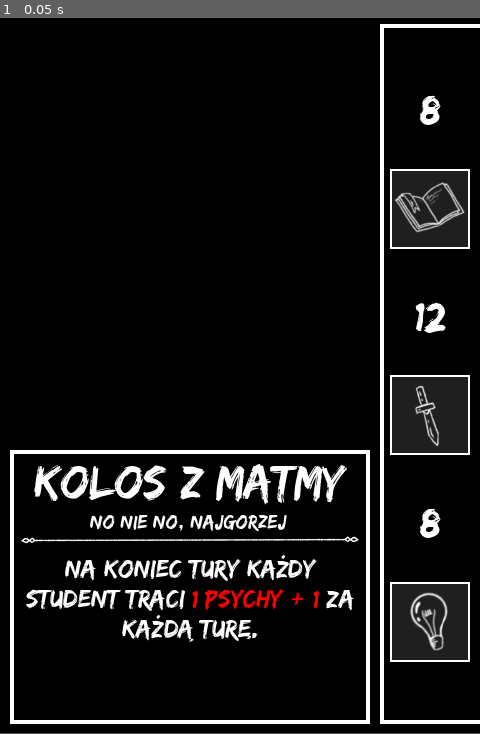
Above: before the commit, frame 1.
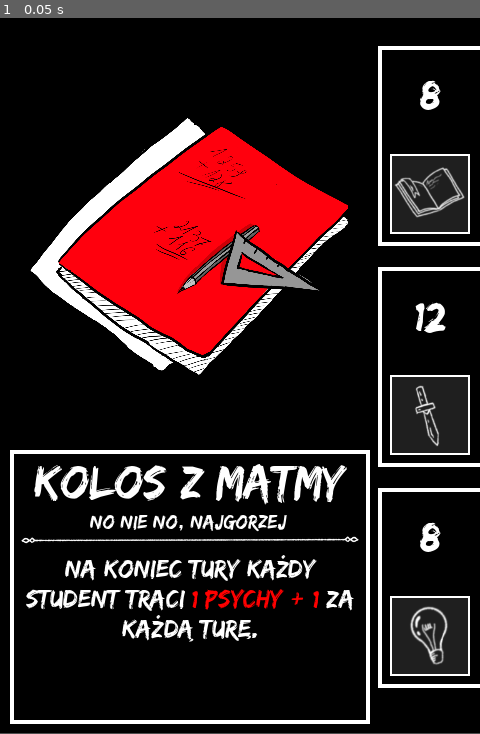
Above: after the commit, the same moment.

Repository: Kris0211/card_gen
Game: Godot game, scene res://cards/assignments/KolosZMatmy.tscn
Two runs of this game, one before a commit and one after it. Both use one fixed random seed, a clock stepped at 60 frames per second and the inputs below. This scene is started directly instead of the project's main scene.
Inputs:
- Up to frame 1 (0.05 s): no input

The runs differ from the first frame. In frame 1, 17% of the frame differs, in the area x 6-100%, y 0-99%.
Error in both runs: Invalid assignment of property or key 'texture' with value of type 'CompressedTexture2D' on a base object of type 'null instance'. (res://logic/StatedCard.gd:2…

Commit message:
change: Events are now dark

Diff:
--- a/cards/assignments/KolosZMatmy.tscn
+++ b/cards/assignments/KolosZMatmy.tscn
@@ -1,19 +1,28 @@
-[gd_scene load_steps=2 format=3 uid="uid://dxe3c7da2xck0"]
+[gd_scene load_steps=3 format=3 uid="uid://dxe3c7da2xck0"]
 
 [ext_resource type="PackedScene" uid="uid://d4mlv7l1yrpco" path="res://logic/StatedCard.tscn" id="1_rp6hv"]
+[ext_resource type="Texture2D" uid="uid://c4nmpchyoux8d" path="res://images/tasks/kolos_z_matmy.png" id="2_uikwr"]
 
 [node name="StatedCard" instance=ExtResource("1_rp6hv")]
+card_icon = ExtResource("2_uikwr")
 card_name = "Kolos z matmy"
 card_flavour = "No nie no, najgorzej"
 card_text = "Na koniec tury każdy student traci [color=#FF0000]1 Psychy + 1[/color] za każdą turę."
 
-[node name="Name" parent="." index="4"]
+[node name="Image" parent="." index="5"]
+offset_left = 26.0
+offset_top = 22.0
+offset_right = 348.0
+offset_bottom = 406.0
+texture = ExtResource("2_uikwr")
+
+[node name="Name" parent="." index="6"]
 text = "[center]Kolos z matmy[/center]"
 
-[node name="Flavour" parent="." index="5"]
+[node name="Flavour" parent="." index="7"]
 text = "[center][i]No nie no, najgorzej[/i][/center]"
 
-[node name="CardText" parent="." index="7"]
+[node name="CardText" parent="." index="9"]
 text = "[center]Na koniec tury każdy student traci [color=#FF0000]1 Psychy + 1[/color] za każdą turę.[/center]"
 
 [node name="Value" parent="Stats/Stat1" index="0"]
--- a/cards/assignments/Prezentacja.tscn
+++ b/cards/assignments/Prezentacja.tscn
@@ -1,14 +1,23 @@
-[gd_scene load_steps=2 format=3 uid="uid://bisaljrwn2wdx"]
+[gd_scene load_steps=3 format=3 uid="uid://bisaljrwn2wdx"]
 
 [ext_resource type="PackedScene" uid="uid://d4mlv7l1yrpco" path="res://logic/StatedCard.tscn" id="1_l3l5t"]
+[ext_resource type="Texture2D" uid="uid://bhj52ywvt7lso" path="res://images/tasks/prezentacja.png" id="2_mcywx"]
 
 [node name="StatedCard" instance=ExtResource("1_l3l5t")]
+card_icon = ExtResource("2_mcywx")
 card_name = "Prezentacja grupowa"
 card_flavour = "\"Grupowa\" tylko z nazwy"
 card_text = "Na koniec tury każdy student traci [color=#FF0000]3 Psychy[/color]."
 center_text = true
 
-[node name="Name" parent="." index="4"]
+[node name="Image" parent="." index="5"]
+offset_left = 29.0
+offset_top = 35.0
+offset_right = 364.0
+offset_bottom = 400.0
+texture = ExtResource("2_mcywx")
+
+[node name="Name" parent="." index="6"]
 offset_left = 2.0
 offset_top = 447.0
 offset_right = 382.0
@@ -16,10 +25,10 @@
 theme_override_font_sizes/normal_font_size = 34
 text = "[center]Prezentacja grupowa[/center]"
 
-[node name="Flavour" parent="." index="5"]
+[node name="Flavour" parent="." index="7"]
 text = "[center][i]\"Grupowa\" tylko z nazwy[/i][/center]"
 
-[node name="CardText" parent="." index="7"]
+[node name="CardText" parent="." index="9"]
 text = "
 [center]Na koniec tury każdy student traci [color=#FF0000]3 Psychy[/color].[/center]"
 
--- a/cards/assignments/ProjektArtystyczny.tscn
+++ b/cards/assignments/ProjektArtystyczny.tscn
@@ -1,14 +1,23 @@
-[gd_scene load_steps=2 format=3 uid="uid://bm7xwnn0pki4m"]
+[gd_scene load_steps=3 format=3 uid="uid://bm7xwnn0pki4m"]
 
 [ext_resource type="PackedScene" uid="uid://d4mlv7l1yrpco" path="res://logic/StatedCard.tscn" id="1_5s026"]
+[ext_resource type="Texture2D" uid="uid://dofgv5hrbsb3n" path="res://images/tasks/projekt_artystyczny.png" id="2_hnuxi"]
 
 [node name="StatedCard" instance=ExtResource("1_5s026")]
+card_icon = ExtResource("2_hnuxi")
 card_name = "Projekt artystyczny"
 card_flavour = "Zmora umysłów ścisłych"
 card_text = "Jeśli student nie wyrzucił sprytu, to traci [color=#FF0000]4 Psychy[/color] na koniec tury."
 center_text = true
 
-[node name="Name" parent="." index="4"]
+[node name="Image" parent="." index="5"]
+offset_left = 21.0
+offset_top = 29.0
+offset_right = 332.0
+offset_bottom = 410.0
+texture = ExtResource("2_hnuxi")
+
+[node name="Name" parent="." index="6"]
 offset_left = 5.0
 offset_top = 447.0
 offset_right = 385.0
@@ -16,10 +25,10 @@
 theme_override_font_sizes/normal_font_size = 34
 text = "[center]Projekt artystyczny[/center]"
 
-[node name="Flavour" parent="." index="5"]
+[node name="Flavour" parent="." index="7"]
 text = "[center][i]Zmora umysłów ścisłych[/i][/center]"
 
-[node name="CardText" parent="." index="7"]
+[node name="CardText" parent="." index="9"]
 text = "
 [center]Jeśli student nie wyrzucił sprytu, to traci [color=#FF0000]4 Psychy[/color] na koniec tury.[/center]"
 
--- a/cards/assignments/WyznaczanieWyznacznika.tscn
+++ b/cards/assignments/WyznaczanieWyznacznika.tscn
@@ -11,7 +11,7 @@
 card_text = "Na koniec tury wybrany student traci [color=#FF0000]5 Psychy[/color]."
 center_text = true
 
-[node name="Name" parent="." index="4"]
+[node name="Name" parent="." index="6"]
 offset_left = -2.0
 offset_top = 452.0
 offset_right = 378.0
@@ -19,10 +19,10 @@
 theme_override_font_sizes/normal_font_size = 28
 text = "[center]Wyznaczanie wyznacznika[/center]"
 
-[node name="Flavour" parent="." index="5"]
+[node name="Flavour" parent="." index="7"]
 text = "[center][i]ona jest 10 na 10 i dolnotrójkątna[/i][/center]"
 
-[node name="CardText" parent="." index="7"]
+[node name="CardText" parent="." index="9"]
 text = "
 [center]Na koniec tury wybrany student traci [color=#FF0000]5 Psychy[/color].[/center]"
 
--- a/cards/events/DlugiWeekend.tscn
+++ b/cards/events/DlugiWeekend.tscn
@@ -1,8 +1,8 @@
-[gd_scene load_steps=2 format=3 uid="uid://33elv0cd5cty"]
+[gd_scene load_steps=2 format=3 uid="uid://eyai6mhf5dmc"]
 
-[ext_resource type="PackedScene" uid="uid://b2nm0fw4a8i4t" path="res://logic/BasicCard.tscn" id="1_0ne0d"]
+[ext_resource type="PackedScene" uid="uid://c8wugg86bkoaa" path="res://logic/BasicDarkCard.tscn" id="1_l1b6q"]
 
-[node name="BasicCard" instance=ExtResource("1_0ne0d")]
+[node name="BasicCard" instance=ExtResource("1_l1b6q")]
 card_name = "Długi weekend"
 card_flavour = "Boże ciało? Prędzej  \"Boże nareszcie\""
 card_text = "Każdy student jednorazowo leczy się o [color=#FF0000]5 Psychy[/color], ale pomijany jest następny tydzień"
--- a/cards/events/Domowka.tscn
+++ b/cards/events/Domowka.tscn
@@ -1,8 +1,8 @@
-[gd_scene load_steps=2 format=3 uid="uid://dxax28fkgingt"]
+[gd_scene load_steps=2 format=3 uid="uid://dp2l4jvalw4p"]
 
-[ext_resource type="PackedScene" uid="uid://b2nm0fw4a8i4t" path="res://logic/BasicCard.tscn" id="1_wxuqo"]
+[ext_resource type="PackedScene" uid="uid://c8wugg86bkoaa" path="res://logic/BasicDarkCard.tscn" id="1_u4835"]
 
-[node name="BasicCard" instance=ExtResource("1_wxuqo")]
+[node name="BasicCard" instance=ExtResource("1_u4835")]
 card_name = "Domówka"
 card_flavour = "Impreza do białego rana"
 card_text = "Każdy student odrzuca jedną kartę, ale za to odzyskuje [color=#FF0000]+ 2 Psychy[/color]."
--- a/cards/events/DzienWydzialu.tscn
+++ b/cards/events/DzienWydzialu.tscn
@@ -1,8 +1,8 @@
-[gd_scene load_steps=2 format=3 uid="uid://cik3gnvltjwq7"]
+[gd_scene load_steps=2 format=3 uid="uid://bwpohi68q3ohr"]
 
-[ext_resource type="PackedScene" uid="uid://b2nm0fw4a8i4t" path="res://logic/BasicCard.tscn" id="1_imoxu"]
+[ext_resource type="PackedScene" uid="uid://c8wugg86bkoaa" path="res://logic/BasicDarkCard.tscn" id="1_5wbtt"]
 
-[node name="BasicCard" instance=ExtResource("1_imoxu")]
+[node name="BasicCard" instance=ExtResource("1_5wbtt")]
 card_name = "Dzien Wydziału"
 card_flavour = "Wydarzenie na skalę uczelnianą"
 card_text = "Pasywna umiejętność wykładowcy nie działa do końca zadania."
--- a/cards/events/Erasmus.tscn
+++ b/cards/events/Erasmus.tscn
@@ -1,8 +1,8 @@
-[gd_scene load_steps=2 format=3 uid="uid://bsiq26q4egcjw"]
+[gd_scene load_steps=2 format=3 uid="uid://dlva0mujp6x4h"]
 
-[ext_resource type="PackedScene" uid="uid://b2nm0fw4a8i4t" path="res://logic/BasicCard.tscn" id="1_3jrxe"]
+[ext_resource type="PackedScene" uid="uid://c8wugg86bkoaa" path="res://logic/BasicDarkCard.tscn" id="1_k3n0i"]
 
-[node name="BasicCard" instance=ExtResource("1_3jrxe")]
+[node name="BasicCard" instance=ExtResource("1_k3n0i")]
 card_name = "ERASMUS"
 card_flavour = "Wymiana studentów, wymiana doświadczeń"
 card_text = "Każdy gracz może wymienić swojego studenta na innego."
--- a/cards/events/Hospitacja.tscn
+++ b/cards/events/Hospitacja.tscn
@@ -1,8 +1,8 @@
-[gd_scene load_steps=2 format=3 uid="uid://b260820c3phk4"]
+[gd_scene load_steps=2 format=3 uid="uid://c8xvvg54aaerh"]
 
-[ext_resource type="PackedScene" uid="uid://b2nm0fw4a8i4t" path="res://logic/BasicCard.tscn" id="1_h3pmx"]
+[ext_resource type="PackedScene" uid="uid://c8wugg86bkoaa" path="res://logic/BasicDarkCard.tscn" id="1_j2sik"]
 
-[node name="BasicCard" instance=ExtResource("1_h3pmx")]
+[node name="BasicCard" instance=ExtResource("1_j2sik")]
 card_name = "Hospitacja"
 card_flavour = "okazja do ponarzekania. Ale czy na pewno?"
 card_text = "Wykładowca zostaje zamieniony na losowego innego wykładowcę."
--- a/cards/events/Juwenalia.tscn
+++ b/cards/events/Juwenalia.tscn
@@ -1,8 +1,8 @@
-[gd_scene load_steps=2 format=3 uid="uid://deysjphogiin2"]
+[gd_scene load_steps=2 format=3 uid="uid://kuuxflka36ee"]
 
-[ext_resource type="PackedScene" uid="uid://b2nm0fw4a8i4t" path="res://logic/BasicCard.tscn" id="1_tic5l"]
+[ext_resource type="PackedScene" uid="uid://c8wugg86bkoaa" path="res://logic/BasicDarkCard.tscn" id="1_8pyyk"]
 
-[node name="BasicCard" instance=ExtResource("1_tic5l")]
+[node name="BasicCard" instance=ExtResource("1_8pyyk")]
 card_name = "Juwenalia"
 card_flavour = "Święto wszystkich studentów!"
 card_text = "Każdy student w ciągu tury może stracić maksymalnie [color=#FF0000]1 Psychy[/color]."
--- a/cards/events/ObrazliwyMem.tscn
+++ b/cards/events/ObrazliwyMem.tscn
@@ -1,12 +1,11 @@
-[gd_scene load_steps=2 format=3 uid="uid://dbatafwdaiut4"]
+[gd_scene load_steps=2 format=3 uid="uid://b0ymxhgiqgy3s"]
 
-[ext_resource type="PackedScene" uid="uid://b2nm0fw4a8i4t" path="res://logic/BasicCard.tscn" id="1_g0kld"]
+[ext_resource type="PackedScene" uid="uid://c8wugg86bkoaa" path="res://logic/BasicDarkCard.tscn" id="1_mnqun"]
 
-[node name="BasicCard" instance=ExtResource("1_g0kld")]
-scale = Vector2(1, 0.996336)
+[node name="BasicCard" instance=ExtResource("1_mnqun")]
 card_name = "Obrazliwy mem"
 card_flavour = "Cholibka, wyciekł chat grupowy..."
-card_text = "Wymagana odwaga wzrasta do 12."
+card_text = "Wymagana odwaga wzrasta do 12 (jeśli obecnie wynosi ona mniej)."
 
 [node name="Name" parent="." index="3"]
 text = "[center]Obrazliwy mem[/center]"
@@ -16,4 +15,4 @@
 
 [node name="CardText" parent="." index="6"]
 text = "
-[center]Wymagana odwaga wzrasta do 12.[/center]"
+[center]Wymagana odwaga wzrasta do 12 (jeśli obecnie wynosi ona mniej).[/center]"
--- a/cards/events/SerweryPlona.tscn
+++ b/cards/events/SerweryPlona.tscn
@@ -1,8 +1,8 @@
-[gd_scene load_steps=2 format=3 uid="uid://begjiwyynyaip"]
+[gd_scene load_steps=2 format=3 uid="uid://b7lk7dswqf7f6"]
 
-[ext_resource type="PackedScene" uid="uid://b2nm0fw4a8i4t" path="res://logic/BasicCard.tscn" id="1_lk8cx"]
+[ext_resource type="PackedScene" uid="uid://c8wugg86bkoaa" path="res://logic/BasicDarkCard.tscn" id="1_ih7pp"]
 
-[node name="BasicCard" instance=ExtResource("1_lk8cx")]
+[node name="BasicCard" instance=ExtResource("1_ih7pp")]
 card_name = "SERWERY PŁONĄ!"
 card_flavour = "(Nie pierwszy i nie ostatni raz)"
 card_text = "Wszystkie wymagania obecnego zadania zostają przerzucone."
--- a/cards/events/TydzienZerowek.tscn
+++ b/cards/events/TydzienZerowek.tscn
@@ -1,8 +1,8 @@
-[gd_scene load_steps=2 format=3 uid="uid://chkdilsnqxi2f"]
+[gd_scene load_steps=2 format=3 uid="uid://bca0r21k14ef0"]
 
-[ext_resource type="PackedScene" uid="uid://b2nm0fw4a8i4t" path="res://logic/BasicCard.tscn" id="1_qk38g"]
+[ext_resource type="PackedScene" uid="uid://c8wugg86bkoaa" path="res://logic/BasicDarkCard.tscn" id="1_sesdr"]
 
-[node name="BasicCard" instance=ExtResource("1_qk38g")]
+[node name="BasicCard" instance=ExtResource("1_sesdr")]
 card_name = "Tydzień zerówek"
 card_flavour = "Sesja przed sesją!"
 card_text = "Zadanie traci po -2 do każdego wymagania."
--- a/cards/events/WsprarcieSamorzadu.tscn
+++ b/cards/events/WsparcieSamorzadu.tscn
@@ -1,14 +1,14 @@
-[gd_scene load_steps=2 format=3 uid="uid://dnms5iagvjw2v"]
+[gd_scene load_steps=2 format=3 uid="uid://bdl4lk4pj6x5x"]
 
-[ext_resource type="PackedScene" uid="uid://b2nm0fw4a8i4t" path="res://logic/BasicCard.tscn" id="1_j7eel"]
+[ext_resource type="PackedScene" uid="uid://c8wugg86bkoaa" path="res://logic/BasicDarkCard.tscn" id="1_lg6bf"]
 
-[node name="BasicCard" instance=ExtResource("1_j7eel")]
+[node name="BasicCard" instance=ExtResource("1_lg6bf")]
 card_name = "Wsparcie Samorządu"
 card_flavour = "Samorząd poświęca się dla dobra koelktywu"
 card_text = "Każdy student dobiera jedną kartę."
 
 [node name="Name" parent="." index="3"]
-theme_override_font_sizes/normal_font_size = 40
+theme_override_font_sizes/normal_font_size = 43
 text = "[center]Wsparcie Samorządu[/center]"
 
 [node name="Flavour" parent="." index="4"]
--- a/cards/events/ZajeciaZdalne.tscn
+++ b/cards/events/ZajeciaZdalne.tscn
@@ -1,12 +1,17 @@
-[gd_scene load_steps=2 format=3 uid="uid://dvqdsqyx2q304"]
+[gd_scene load_steps=3 format=3 uid="uid://ddusdaoncvqtd"]
 
-[ext_resource type="PackedScene" uid="uid://b2nm0fw4a8i4t" path="res://logic/BasicCard.tscn" id="1_8nyi4"]
+[ext_resource type="PackedScene" uid="uid://c8wugg86bkoaa" path="res://logic/BasicDarkCard.tscn" id="1_p35m8"]
+[ext_resource type="Texture2D" uid="uid://c0yx58n5072wf" path="res://images/events/zdalne.png" id="2_0jigj"]
 
-[node name="BasicCard" instance=ExtResource("1_8nyi4")]
+[node name="BasicCard" instance=ExtResource("1_p35m8")]
+card_icon = ExtResource("2_0jigj")
 card_name = "Zajęcia zdalne"
 card_flavour = "Taka okazja często się nie zdarza!"
 card_text = "Po zakończeniu rzutów
 każdy student może zamienić się 1 odłożoną kością z innym."
+
+[node name="Image" parent="." index="2"]
+texture = ExtResource("2_0jigj")
 
 [node name="Name" parent="." index="3"]
 text = "[center]Zajęcia zdalne[/center]"
--- a/cards/events/ZlyDzien.tscn
+++ b/cards/events/ZlyDzien.tscn
@@ -1,12 +1,17 @@
-[gd_scene load_steps=2 format=3 uid="uid://sfqlhb8wvx76"]
+[gd_scene load_steps=3 format=3 uid="uid://haqrhvyl8705"]
 
-[ext_resource type="PackedScene" uid="uid://b2nm0fw4a8i4t" path="res://logic/BasicCard.tscn" id="1_gv6op"]
+[ext_resource type="PackedScene" uid="uid://c8wugg86bkoaa" path="res://logic/BasicDarkCard.tscn" id="1_k6mo6"]
+[ext_resource type="Texture2D" uid="uid://se0apxkvclg7" path="res://images/events/ZY_DZIEN.png" id="2_o5u0q"]
 
-[node name="BasicCard" instance=ExtResource("1_gv6op")]
+[node name="BasicCard" instance=ExtResource("1_k6mo6")]
+card_icon = ExtResource("2_o5u0q")
 card_name = "Zły dzień"
 card_flavour = "Lepiej nie drażnić wykładowcy."
 card_text = "Każde wymaganie zadania
 wzrasta o 2."
+
+[node name="Image" parent="." index="2"]
+texture = ExtResource("2_o5u0q")
 
 [node name="Name" parent="." index="3"]
 text = "[center]Zły dzień[/center]"
--- a/cards/events/ZmianaProgramu.tscn
+++ b/cards/events/ZmianaProgramu.tscn
@@ -1,8 +1,8 @@
-[gd_scene load_steps=2 format=3 uid="uid://tbdorhpe7gq7"]
+[gd_scene load_steps=2 format=3 uid="uid://spolrj7a5ug5"]
 
-[ext_resource type="PackedScene" uid="uid://b2nm0fw4a8i4t" path="res://logic/BasicCard.tscn" id="1_1xslw"]
+[ext_resource type="PackedScene" uid="uid://c8wugg86bkoaa" path="res://logic/BasicDarkCard.tscn" id="1_gc0g2"]
 
-[node name="BasicCard" instance=ExtResource("1_1xslw")]
+[node name="BasicCard" instance=ExtResource("1_gc0g2")]
 card_name = "Zmiana programu"
 card_flavour = "Ale jak to inne polecenie???"
 card_text = "Po odkryciu zadania musicie przerzucić kość pokazującą wymaganą wiedzę."
--- /dev/null
+++ b/logic/BasicDarkCard.tscn
@@ -0,0 +1,120 @@
+[gd_scene load_steps=6 format=3 uid="uid://c8wugg86bkoaa"]
+
+[ext_resource type="Script" path="res://logic/BasicCard.gd" id="1_fsuog"]
+[ext_resource type="FontFile" uid="uid://j1cr6vj06n8t" path="res://EdoPL.ttf" id="2_2kngu"]
+[ext_resource type="Texture2D" uid="uid://l8a7yea5p3kq" path="res://images/FancySeparator.bmp" id="3_rnfqo"]
+
+[sub_resource type="StyleBoxFlat" id="StyleBoxFlat_ub400"]
+bg_color = Color(0, 0, 0, 1)
+border_width_left = 4
+border_width_top = 4
+border_width_right = 4
+border_width_bottom = 4
+border_color = Color(0, 0, 0, 1)
+
+[sub_resource type="StyleBoxFlat" id="StyleBoxFlat_ir5i8"]
+bg_color = Color(0, 0, 0, 1)
+border_width_left = 4
+border_width_top = 4
+border_width_right = 4
+border_width_bottom = 4
+border_color = Color(1, 1, 1, 1)
+
+[node name="BasicCard" type="Control"]
+layout_mode = 3
+anchors_preset = 15
+anchor_right = 1.0
+anchor_bottom = 1.0
+grow_horizontal = 2
+grow_vertical = 2
+scale = Vector2(1.00846, 0.995944)
+script = ExtResource("1_fsuog")
+card_name = "Nazwa"
+card_flavour = "Falvour"
+card_text = "Opis"
+
+[node name="ColorBackground" type="Panel" parent="."]
+layout_mode = 1
+anchors_preset = 15
+anchor_right = 1.0
+anchor_bottom = 1.0
+offset_top = -3.06419e-05
+offset_bottom = -1.00006
+grow_horizontal = 2
+grow_vertical = 2
+theme_override_styles/panel = SubResource("StyleBoxFlat_ub400")
+
+[node name="PanelText" type="Panel" parent="."]
+layout_mode = 0
+offset_left = 20.0
+offset_top = 426.0
+offset_right = 460.0
+offset_bottom = 700.0
+theme_override_styles/panel = SubResource("StyleBoxFlat_ir5i8")
+
+[node name="Image" type="TextureRect" parent="."]
+layout_mode = 0
+offset_left = 10.0
+offset_right = 469.0
+offset_bottom = 427.0
+expand_mode = 1
+stretch_mode = 6
+
+[node name="Name" type="RichTextLabel" parent="."]
+layout_mode = 0
+offset_left = -0.991611
+offset_top = 440.788
+offset_right = 479.008
+offset_bottom = 493.788
+theme_override_colors/default_color = Color(1, 1, 1, 1)
+theme_override_fonts/normal_font = ExtResource("2_2kngu")
+theme_override_fonts/italics_font = ExtResource("2_2kngu")
+theme_override_font_sizes/normal_font_size = 48
+bbcode_enabled = true
+text = "[center]Nazwa[/center]"
+scroll_active = false
+shortcut_keys_enabled = false
+
+[node name="Flavour" type="RichTextLabel" parent="."]
+layout_mode = 0
+offset_left = -0.991611
+offset_top = 497.788
+offset_right = 479.008
+offset_bottom = 521.788
+scale = Vector2(1.00818, 1)
+theme_override_colors/default_color = Color(1, 1, 1, 1)
+theme_override_fonts/normal_font = ExtResource("2_2kngu")
+theme_override_fonts/italics_font = ExtResource("2_2kngu")
+theme_override_font_sizes/normal_font_size = 0
+theme_override_font_sizes/italics_font_size = 20
+bbcode_enabled = true
+text = "[center][i]Falvour[/i][/center]"
+scroll_active = false
+shortcut_keys_enabled = false
+
+[node name="Separator" type="TextureRect" parent="."]
+layout_mode = 0
+offset_left = 25.0084
+offset_top = 525.788
+offset_right = 447.008
+offset_bottom = 559.788
+texture = ExtResource("3_rnfqo")
+expand_mode = 1
+stretch_mode = 5
+
+[node name="CardText" type="RichTextLabel" parent="."]
+layout_mode = 0
+offset_left = 30.0
+offset_top = 549.0
+offset_right = 445.0
+offset_bottom = 690.0
+theme_override_colors/default_color = Color(1, 1, 1, 1)
+theme_override_fonts/normal_font = ExtResource("2_2kngu")
+theme_override_fonts/italics_font = ExtResource("2_2kngu")
+theme_override_font_sizes/normal_font_size = 26
+theme_override_font_sizes/italics_font_size = 12
+bbcode_enabled = true
+text = "
+[center]Opis[/center]"
+scroll_active = false
+shortcut_keys_enabled = false
--- a/logic/StatedCard.tscn
+++ b/logic/StatedCard.tscn
@@ -22,6 +22,8 @@
 border_width_right = 4
 border_width_bottom = 4
 border_color = Color(1, 1, 1, 1)
+
+[sub_resource type="StyleBoxEmpty" id="StyleBoxEmpty_vd33y"]
 
 [node name="StatedCard" type="Control"]
 layout_mode = 3
@@ -52,12 +54,28 @@
 grow_vertical = 2
 color = Color(0, 0, 0, 1)
 
-[node name="PanelStats" type="Panel" parent="."]
-layout_mode = 0
-offset_left = 380.0
-offset_top = 10.0
+[node name="PanelStats1" type="Panel" parent="."]
+layout_mode = 0
+offset_left = 378.0
+offset_top = 32.0
 offset_right = 480.0
-offset_bottom = 710.0
+offset_bottom = 232.0
+theme_override_styles/panel = SubResource("StyleBoxFlat_lp6yn")
+
+[node name="PanelStats2" type="Panel" parent="."]
+layout_mode = 0
+offset_left = 378.0
+offset_top = 253.0
+offset_right = 480.0
+offset_bottom = 453.0
+theme_override_styles/panel = SubResource("StyleBoxFlat_lp6yn")
+
+[node name="PanelStats3" type="Panel" parent="."]
+layout_mode = 0
+offset_left = 378.0
+offset_top = 474.0
+offset_right = 480.0
+offset_bottom = 674.0
 theme_override_styles/panel = SubResource("StyleBoxFlat_lp6yn")
 
 [node name="PanelText" type="Panel" parent="."]
@@ -134,11 +152,14 @@
 [node name="Stats" type="VBoxContainer" parent="."]
 layout_mode = 1
 offset_left = 390.0
-offset_top = 50.0
 offset_right = 470.0
-offset_bottom = 670.0
-theme_override_constants/separation = 0
+offset_bottom = 719.0
+theme_override_constants/separation = 50
 alignment = 1
+
+[node name="VSeparator" type="VSeparator" parent="Stats"]
+layout_mode = 2
+theme_override_styles/separator = SubResource("StyleBoxEmpty_vd33y")
 
 [node name="Stat1" type="VBoxContainer" parent="Stats"]
 layout_mode = 2
@@ -229,3 +250,7 @@
 offset_bottom = 80.0
 texture = ExtResource("3_nd12q")
 expand_mode = 1
+
+[node name="VSeparator2" type="VSeparator" parent="Stats"]
+layout_mode = 2
+theme_override_styles/separator = SubResource("StyleBoxEmpty_vd33y")
Binary file added: images/events/ZY_DZIEN.png
Not shown, added: images/events/ZY_DZIEN.png.import
Binary file added: images/events/zdalne.png
Not shown, added: images/events/zdalne.png.import
Binary file added: images/tasks/kolos_z_matmy.png
Not shown, added: images/tasks/kolos_z_matmy.png.import
Binary file added: images/tasks/prezentacja.png
Not shown, added: images/tasks/prezentacja.png.import
Binary file added: images/tasks/projekt_artystyczny.png
Not shown, added: images/tasks/projekt_artystyczny.png.import
Not shown: 1 places in logic/StatedCard.tscn that only renumber resources
